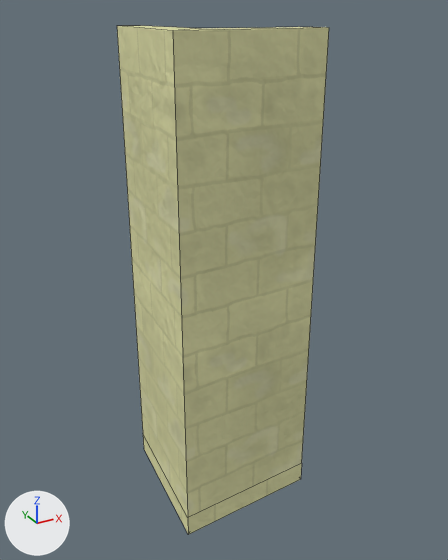
A saved change to the Blender file Assets/Meshes/Corner.blend.
Camera for both pictures: a 50 mm camera at (-2.04, -4.13, 4.14) aimed at (0.4, 0.31, 1.91). The lights are fixed; the arrows at lower left show +X, +Y and +Z. Mesh edges are drawn as thin lines.

The first picture shows 'Corner'.
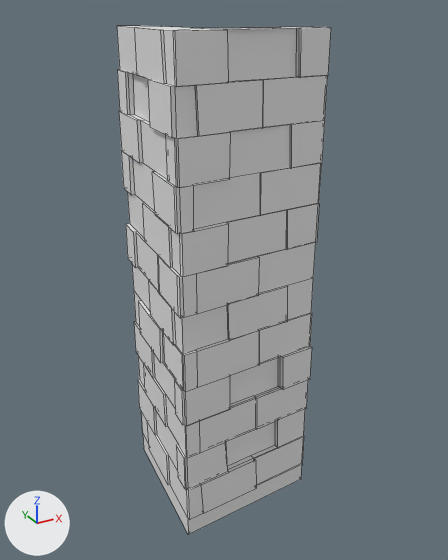
Location of each change, (x1, y1, x2, y2) in pixels of the pictures (448 x 560 px):
'Corner', surface changed, reshaped (beige to grey)
    before: (117, 26, 329, 534)
    after: (117, 26, 331, 534)
part 1 of me_corner, added
    after: (117, 26, 331, 534)

The change, as a list of edits to the scene's bpy script:
```text
Change mat_wall:
    remove # nodes: BsdfDiffuse, Bump, OutputMaterial, TexCoord, TexImage, TexNoise
    remove # uses the picture img_churchblockblockwork_png
    nodes: 
Change me_corner:
    used by ob_corner; location = (0.0, 0.0, 0.0)
    remove me_corner.from_pydata(...)  # 18 vertices, 16 faces; spans x -0.3..1.0, y -0.3..1.0, z -0.2..4.0
    add me_corner.from_pydata(...)  # 667 vertices, 598 faces; spans x -0.33..1.01, y -0.34..1.01, z -0.2..4.0
    me_corner part 1: 649 vertices added at x -0.33..1.01, y -0.34..1.01, z -0.2..4.0
```
